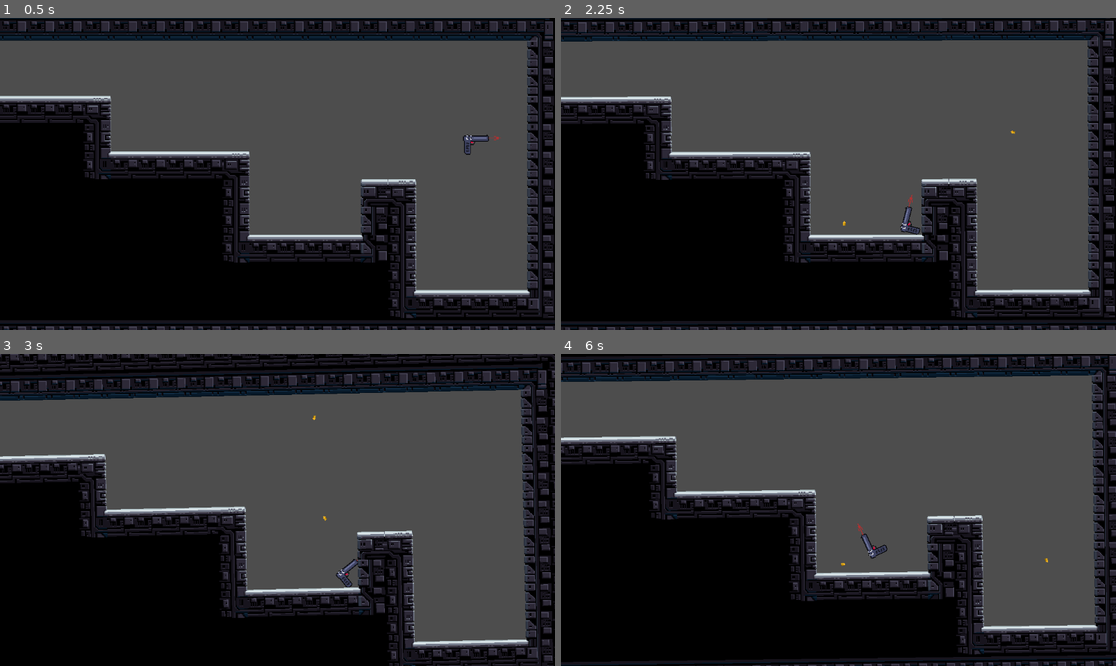
Above: before the commit, frames 1-4 (two rows, left to right).
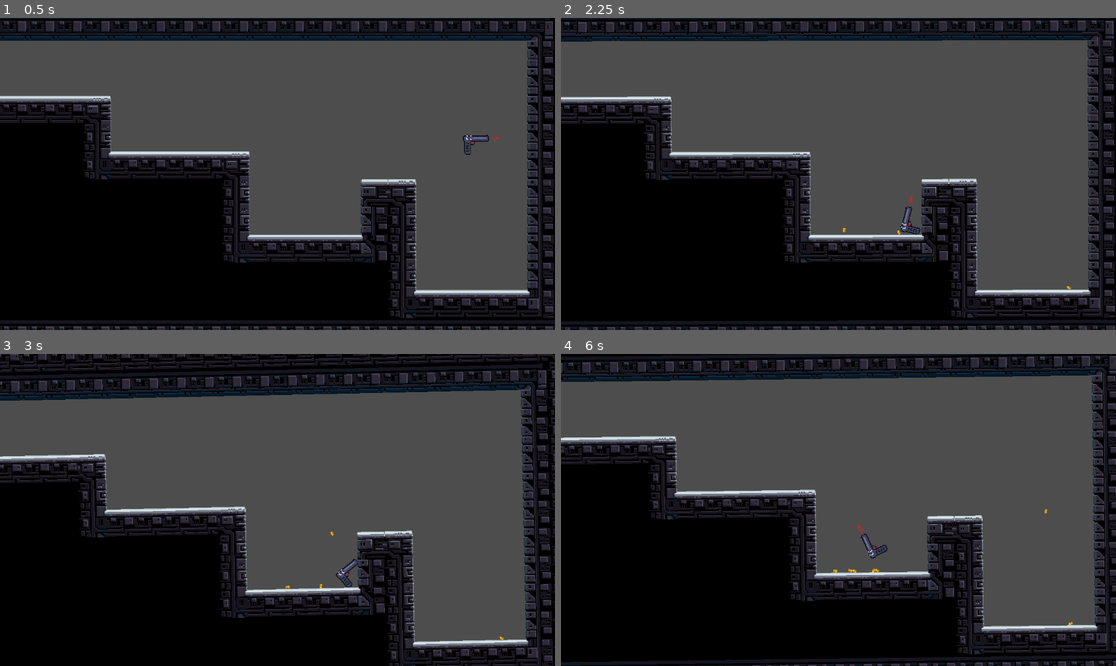
Above: after the commit, the same moments.

Repository: Standby123/Area-Fifty-Gun
Game: Godot game, scene res://Assets/Scenes/Levels/level1.tscn
Two runs of this game, one before a commit and one after it. Both use one fixed random seed, a clock stepped at 60 frames per second and the inputs below.
Inputs:
- Up to frame 1 (0.5 s): no input
- Up to frame 2 (2.25 s): hold Right (Rotate Right) 0.53-1.28 s; tap Space (Shoot) at 0.6, 1.35, 2.1 s; hold Left (Rotate Left) 1.28-2.03 s; hold Right (Rotate Right) from 2.03 s (still down)
- Up to frame 3 (3 s): keep holding Right (Rotate Right); tap Space (Shoot) at 2.85 s
- Up to frame 4 (6 s): release Right (Rotate Right) at 3.53 s; hold Left (Rotate Left) 3.53-5.78 s; tap Space (Shoot) every 0.75 s from 3.6 to 5.85 s; hold Right (Rotate Right) from 5.78 s (still down)

Frame 1 is identical in both runs. In frame 2, less than 0.1% of the frame differs, in the area x 50-92%, y 36-88%; in frame 3, less than 0.1%; in frame 4, less than 0.1%, in the area x 49-93%, y 49-88%.

Commit message:
Added Bullet Casings Sticking around for a bit

Diff:
--- a/Assets/Scenes/Levels/level1.tscn
+++ b/Assets/Scenes/Levels/level1.tscn
@@ -1,5 +1,6 @@
 [gd_scene format=4 uid="uid://km8mt26palfb"]
 
+[ext_resource type="PackedScene" uid="uid://8wucsy1likjy" path="res://Assets/Scenes/bullet_handler.tscn" id="1_81xjb"]
 [ext_resource type="PackedScene" uid="uid://cr1k8oodxgsnm" path="res://Assets/Scenes/player.tscn" id="2_5m5in"]
 [ext_resource type="PackedScene" path="res://Assets/Scenes/floor_and_walls.tscn" id="3_e4x0h"]
 [ext_resource type="PackedScene" uid="uid://bnl2snl43hpin" path="res://Assets/Scenes/camera.tscn" id="4_5e7qr"]
@@ -9,6 +10,9 @@
 size = Vector2(170, 60)
 
 [node name="Main2" type="Node2D" unique_id=2099700060]
+
+[node name="Bullet Handler" parent="." unique_id=1287969283 instance=ExtResource("1_81xjb")]
+unique_name_in_owner = true
 
 [node name="Player" parent="." unique_id=2103491096 instance=ExtResource("2_5m5in")]
 position = Vector2(229, -92)
--- a/Assets/Scenes/Levels/level2.tscn
+++ b/Assets/Scenes/Levels/level2.tscn
@@ -1,10 +1,14 @@
 [gd_scene format=4 uid="uid://cr6vuyx1hhcy"]
 
+[ext_resource type="PackedScene" uid="uid://8wucsy1likjy" path="res://Assets/Scenes/bullet_handler.tscn" id="1_q1t0u"]
 [ext_resource type="PackedScene" uid="uid://cr1k8oodxgsnm" path="res://Assets/Scenes/player.tscn" id="2_q7ji7"]
 [ext_resource type="PackedScene" uid="uid://bnl2snl43hpin" path="res://Assets/Scenes/camera.tscn" id="3_ived2"]
-[ext_resource type="PackedScene" uid="uid://de1vdo5fygw7o" path="res://Assets/Scenes/floor_and_walls.tscn" id="3_q1t0u"]
+[ext_resource type="PackedScene" path="res://Assets/Scenes/floor_and_walls.tscn" id="3_q1t0u"]
 
 [node name="Main2" type="Node2D" unique_id=744974072]
+
+[node name="Bullet Handler" parent="." unique_id=1287969283 instance=ExtResource("1_q1t0u")]
+unique_name_in_owner = true
 
 [node name="Player" parent="." unique_id=2103491096 instance=ExtResource("2_q7ji7")]
 position = Vector2(286, 118)
--- a/Assets/Scenes/bullet.tscn
+++ b/Assets/Scenes/bullet.tscn
@@ -11,7 +11,6 @@
 collision_layer = 2
 collision_mask = 3
 mass = 0.01
-gravity_scale = 0.0
 script = ExtResource("1_gbjqq")
 
 [node name="Bullet_collider" type="CollisionShape2D" parent="." unique_id=743700470]
--- /dev/null
+++ b/Assets/Scenes/bullet_handler.tscn
@@ -0,0 +1,6 @@
+[gd_scene format=3 uid="uid://8wucsy1likjy"]
+
+[ext_resource type="Script" uid="uid://uape7bb0nelf" path="res://Assets/Scripts/bullet_handler.gd" id="1_ultg5"]
+
+[node name="Bullet Handler" type="Node" unique_id=1287969283]
+script = ExtResource("1_ultg5")
--- /dev/null
+++ b/Assets/Scenes/entity_handler.tscn
@@ -0,0 +1,12 @@
+[gd_scene format=3 uid="uid://xniu48lct2oy"]
+
+[sub_resource type="GDScript" id="GDScript_lc1km"]
+script/source = "extends Node
+
+
+
+
+"
+
+[node name="Entity Handler" type="Node" unique_id=1346402135]
+script = SubResource("GDScript_lc1km")
--- a/Assets/Scripts/bullet.gd
+++ b/Assets/Scripts/bullet.gd
@@ -14,12 +14,14 @@
 
 var max_col: int = 4
 
+var damp: float = 0.9
+
 func _ready() -> void:
 	angle += PI/2
 	direction = Vector2(cos(angle), sin(angle))
 
 	velocity = direction * speed
-	despawn()
+	#despawn()
 
 # Called every frame. 'delta' is the elapsed time since the previous frame.
 func _physics_process(delta: float) -> void:
@@ -33,9 +35,11 @@
 
 		var new_dir = velocity.normalized()
 		rotation = velocity.angle()
+		velocity *= damp
 
 	elif num_col >= max_col:
-		queue_free()
+		pass
+		#queue_free()
 
 func despawn():
 	await get_tree().create_timer(despawn_time).timeout
--- /dev/null
+++ b/Assets/Scripts/bullet_handler.gd
@@ -0,0 +1,7 @@
+extends Node
+
+var max_bullets: int = 10
+
+func Clear_Bullets(num_shots):
+	if num_shots > max_bullets:
+		get_child(0).queue_free()
--- a/Assets/Scripts/player_controller.gd
+++ b/Assets/Scripts/player_controller.gd
@@ -8,7 +8,11 @@
 
 @onready var muzzle: Node2D = $Muzzle
 
+# Bullet and Entity
 const BULLET = preload("res://Assets/Scenes/bullet.tscn")
+var shot_count: int = 0
+@onready var bullet_handler: Node = %"Bullet Handler"
+
 
 @onready var animation_player: AnimationPlayer = $AnimationPlayer
 @onready var muzzle_flash: AnimatedSprite2D = $"Muzzle Flash"
@@ -46,10 +50,14 @@
 	shot_allowed = true # Replace with function body.
 
 func shoot():
+	shot_count += 1
+
 	var new_bullet = BULLET.instantiate()
 	new_bullet.position = muzzle.global_position
 	new_bullet.angle = muzzle.global_rotation
-	get_tree().root.add_child(new_bullet)
+	new_bullet.name = "Bullet " + str(shot_count)
+	bullet_handler.add_child(new_bullet)
+	bullet_handler.Clear_Bullets(shot_count)
 
 	muzzle_flash.visible = true
 	muzzle_flash.play("default")
Not shown, added: Assets/Scripts/bullet_handler.gd.uid
